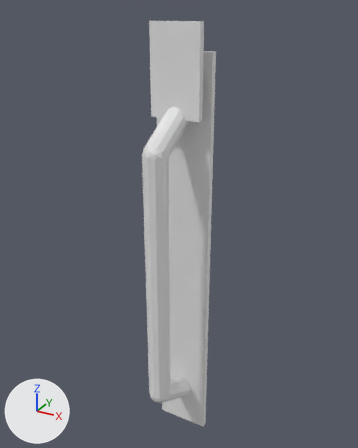
The OBJ model assets/hardware/thumb_latch_0073ea78ed.obj, before and after one commit.
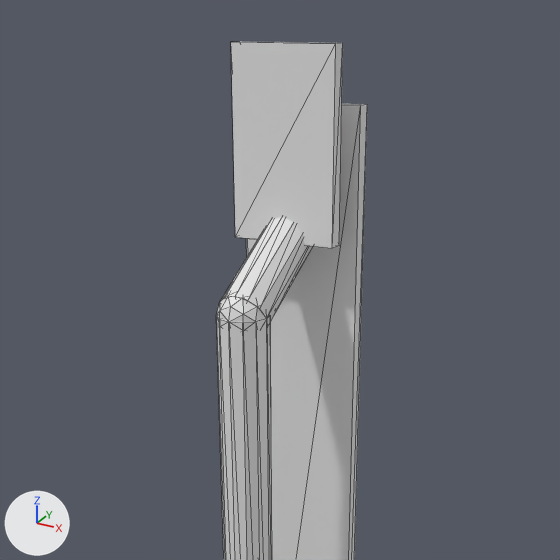
Each version is shown whole from a camera (50 mm lens) standing at (0.134, -0.2525, 0.152) and looking at (-0.0003, -0.0084, 0.03), then close up on the part from 10% to 87% of the width and 0% to 61% of the height. The axes (+X, +Y, +Z) are drawn at lower left. The lights are the same throughout. The first two pictures are the older version. The close-ups show mesh edges as thin lines. Where no turn or scale is listed for an object, it has been applied to the vertices.

The scene before the commit, as lines of its bpy script (objects in view):
```python
me_thumb_latch_0073ea78ed = bpy.data.meshes.new('thumb_latch_0073ea78ed')
me_thumb_latch_0073ea78ed.from_pydata(...)  # 244 vertices, 488 faces; spans x -0.018..0.018, y -0.042..0.003, z -0.13..0.145
ob_thumb_latch_0073ea78ed = bpy.data.objects.new('thumb_latch_0073ea78ed', me_thumb_latch_0073ea78ed)
ob_thumb_latch_0073ea78ed.location = (0.0, 0.0, 0.0)
```
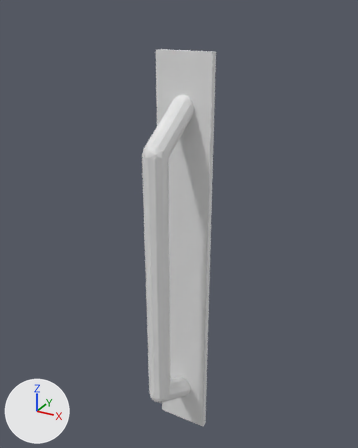
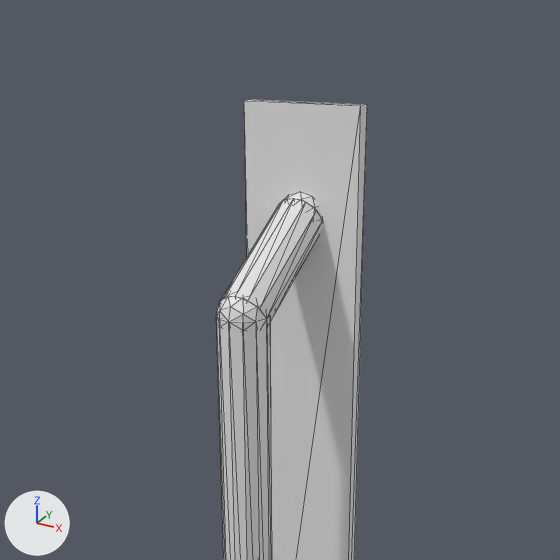
The change, as a diff of the scene's bpy script:
```diff
--- a/assets/hardware/thumb_latch_0073ea78ed.obj.py
+++ b/assets/hardware/thumb_latch_0073ea78ed.obj.py
@@ me_thumb_latch_0073ea78ed @@
 # used by ob_thumb_latch_0073ea78ed; location = (0.0, 0.0, 0.0)
-me_thumb_latch_0073ea78ed.from_pydata(...)  # 244 vertices, 488 faces; spans x -0.018..0.018, y -0.042..0.003, z -0.13..0.145
+me_thumb_latch_0073ea78ed.from_pydata(...)  # 236 vertices, 476 faces; spans x -0.018..0.018, y -0.042..0.003, z -0.13..0.13
+# me_thumb_latch_0073ea78ed part 1: the loose piece of 8 vertices spanning x -0.015..0.015, y -0.014..-0.01, z 0.095..0.145 is deleted
```

What differs and where, as boxes (x1, y1, x2, y2) in the close-ups (560 x 560 px):
'thumb_latch_0073ea78ed', reshaped
    before: (216, 42, 367, 560)
    after: (216, 100, 367, 560)
part 1 of me_thumb_latch_0073ea78ed, deleted
    before: (231, 42, 343, 248)
